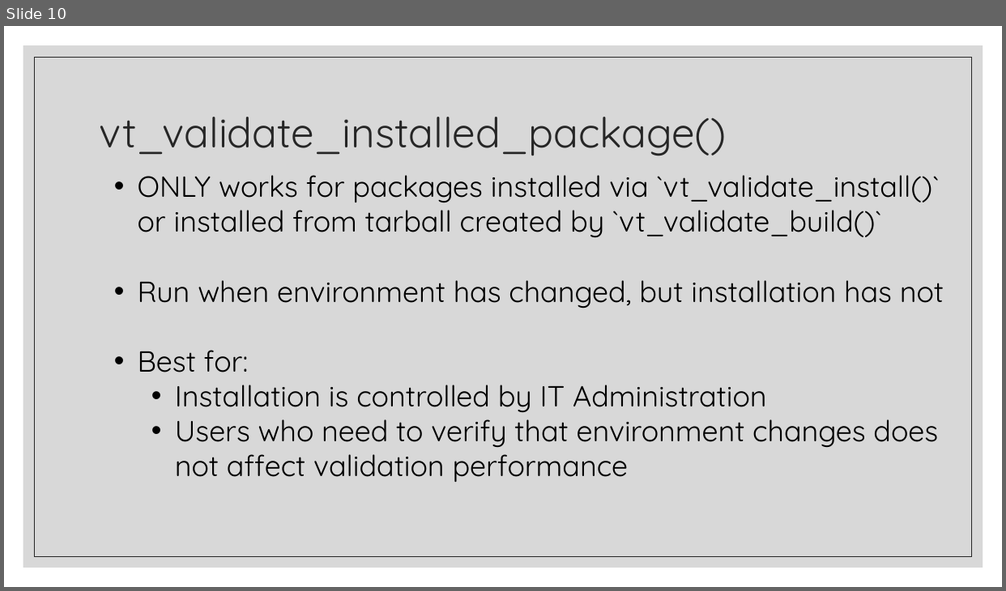
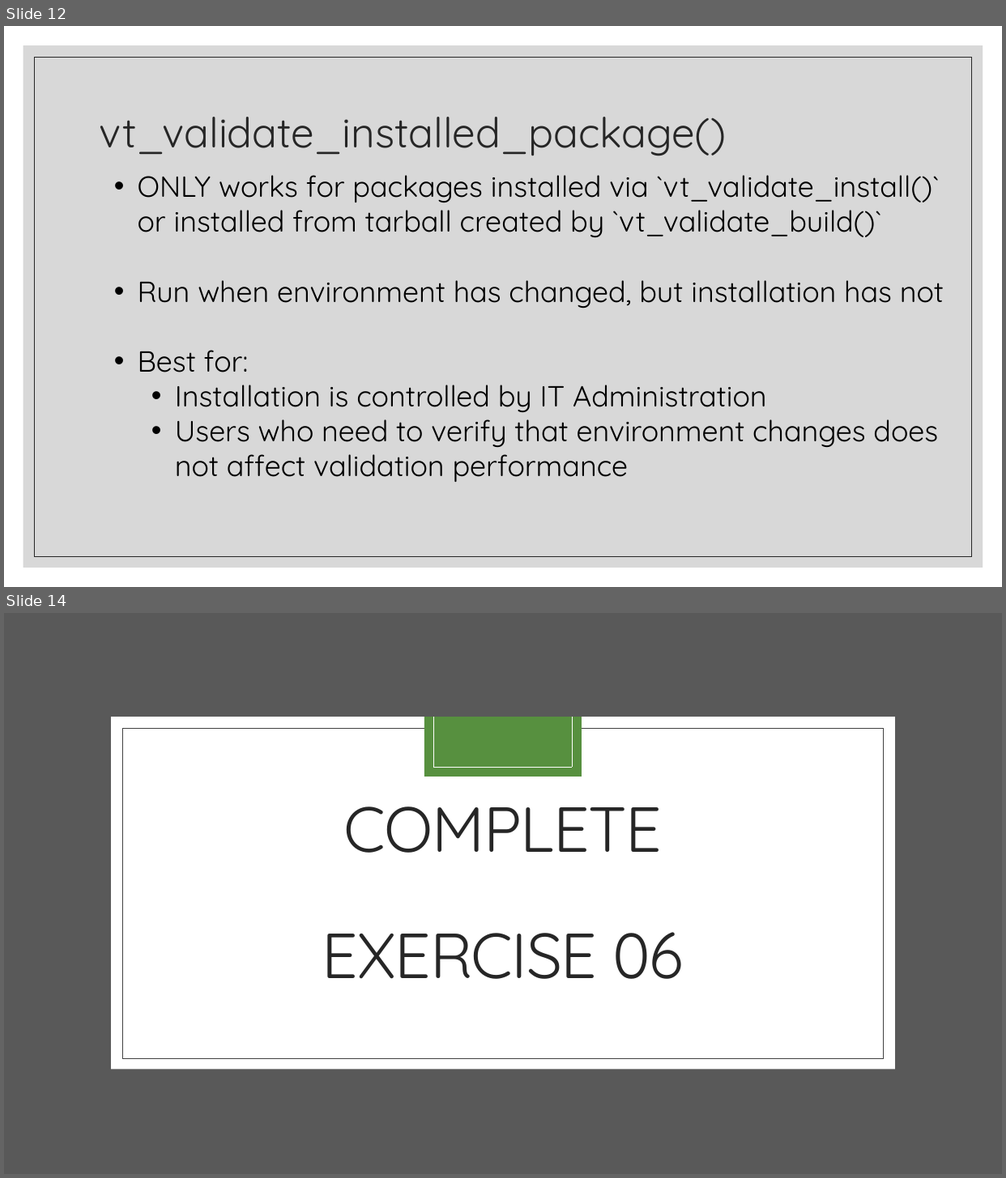
Before and after one commit to FredHutch/R_Package_Validation_Tutorial, a slide deck: Slides/Slides-06-Modes_of_Validation/Slides-06-Modes_of_Validation.pptx. Shown one above the other, each under a label of ours: slide 10 before the commit, slides 12 and 14 after it; the slides between them are not shown. The pictures are 1006x591 and 1006x1178 pixels, drawn with LibreOffice and Linux fonts; fonts in the diff are those of the drawing. Boxes give left, top, right and bottom in pixels: in the first picture for what was removed or moved away, otherwise in the second. Text is boxed around its words. In the diff, an @@ line names an element or a change of style, - is before the commit and + after.

```diff
--- a/Slides/Slides-06-Modes_of_Validation/Slides-06-Modes_of_Validation.pptx
+++ b/Slides/Slides-06-Modes_of_Validation/Slides-06-Modes_of_Validation.pptx
@@ slide 14 added at [4, 613, 1002, 1174], background #FFFFFF @@
@@ rectangle added at [4, 613, 1002, 1174], fill #595959 @@
@@ rectangle added at [111, 717, 895, 1070], fill #FFFFFF @@
@@ rectangle added at [122, 728, 884, 1059], outline #404040 0.5 pt @@
@@ rectangle added at [424, 717, 582, 777], fill #57903F @@
@@ line added from (434, 717) to (434, 767), #FFFFFF 0.5 pt @@
@@ line added from (572, 717) to (572, 767), #FFFFFF 0.5 pt @@
@@ line added from (434, 767) to (572, 767), #FFFFFF 0.5 pt @@
@@ title added at [322, 807, 684, 979], 61.2 pt, text #262626 @@
+COMPLETE
+EXERCISE 06
@@ what was slide 10 is now slide 12 @@
```
Also in this commit, not shown: 1 other slide added, 1 slide removed, 19 other files.
